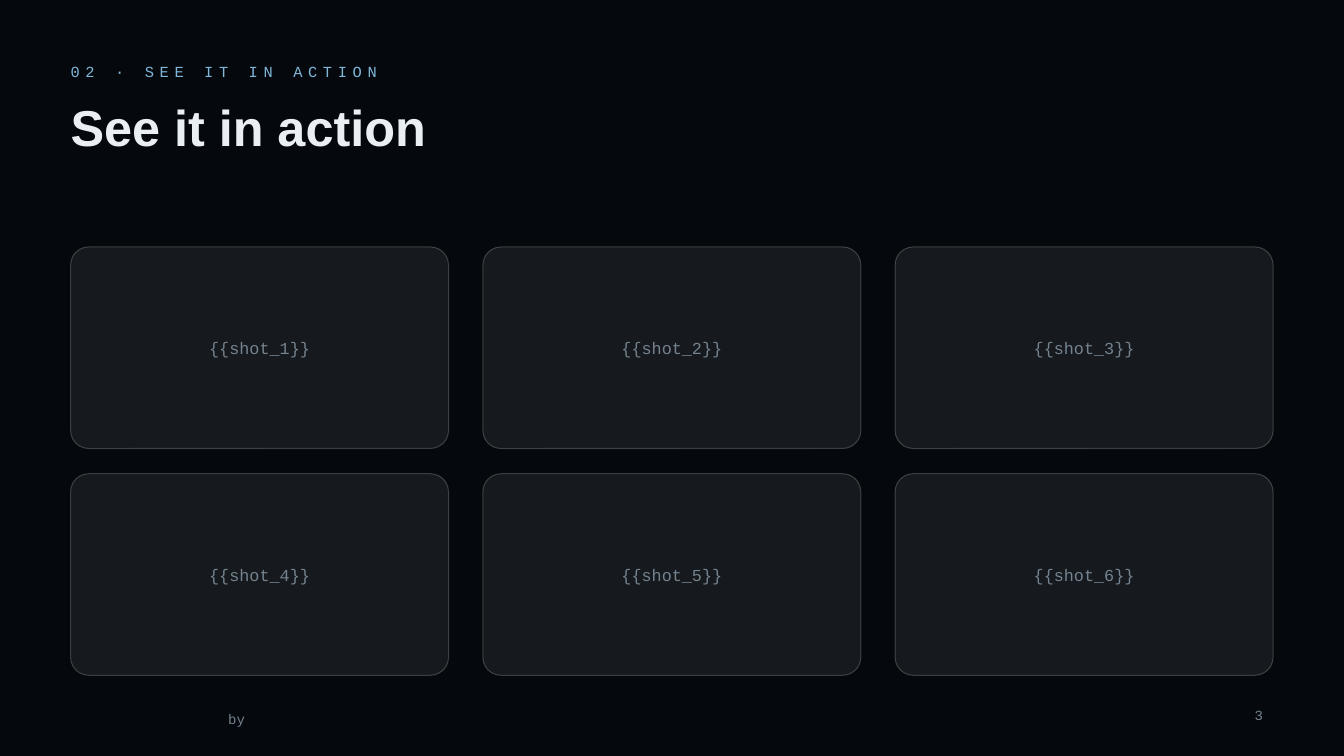
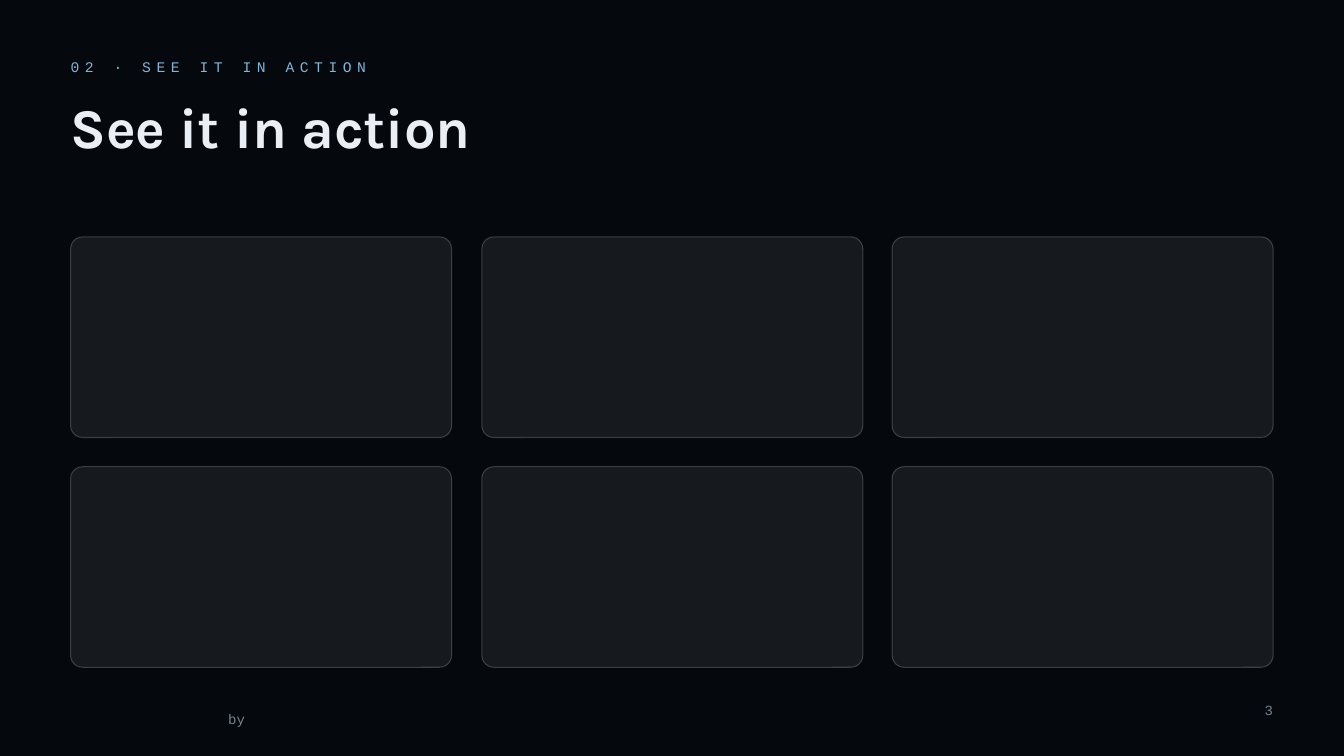
Before and after one commit to lpreciado-nextant/PRISMA, a slide deck: slide 3 of app/src/assets/deck/PRISMA_Template_Dark.potx. Drawn at 1344x756 pixels with LibreOffice and Linux fonts; fonts in the diff are those of the drawing; background and template pictures are left out. Boxes give left, top, right and bottom in pixels: in the first picture for what was removed or moved away, otherwise in the second. Text is boxed around its words. In the diff, an @@ line names an element or a change of style, - is before the commit and + after.

```diff
--- a/app/src/assets/deck/PRISMA_Template_Dark.potx
+++ b/app/src/assets/deck/PRISMA_Template_Dark.potx
@@ text "02 · SEE IT IN ..." at (71, 62, 366, 72): size 11 to 10.5 pt @@
@@ title "See it in action" at (71, 108, 470, 149): size 36 to 40 pt, font Arial to Karla @@
@@ rounded rectangle: place and size @@
-rounded rectangle at (71, 247, 449, 449)
+rounded rectangle at (71, 237, 452, 438)
@@ rounded rectangle: place and size @@
-rounded rectangle at (483, 247, 861, 449)
+rounded rectangle at (482, 237, 863, 438)
@@ proportions changed in 6 elements at (482, 467, 863, 667), (71, 467, 452, 667), (892, 467, 1273, 667), (482, 237, 863, 438), (71, 237, 452, 438), (892, 237, 1273, 438) @@
@@ rounded rectangle: place and size @@
-rounded rectangle at (895, 247, 1273, 449)
+rounded rectangle at (892, 237, 1273, 438)
@@ text removed at (209, 342, 310, 358) @@
-{{shot_1}}
@@ text removed at (621, 342, 722, 358) @@
-{{shot_2}}
@@ text removed at (1034, 342, 1135, 358) @@
-{{shot_3}}
@@ rounded rectangle: place and size @@
-rounded rectangle at (71, 474, 449, 676)
+rounded rectangle at (71, 467, 452, 667)
@@ rounded rectangle: place and size @@
-rounded rectangle at (483, 474, 861, 676)
+rounded rectangle at (482, 467, 863, 667)
@@ rounded rectangle: place and size @@
-rounded rectangle at (895, 474, 1273, 676)
+rounded rectangle at (892, 467, 1273, 667)
@@ text removed at (209, 569, 310, 585) @@
-{{shot_4}}
@@ text removed at (621, 569, 722, 585) @@
-{{shot_5}}
@@ text removed at (1034, 569, 1135, 585) @@
-{{shot_6}}
@@ page number: place and size @@
-page number at (1255, 710, 1263, 720)
+page number at (1265, 705, 1273, 715)
```
Also in this commit, not shown: 4 other slides changed, 1 slide added, 1 slide removed, 11 other files.
